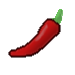
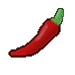
Layers edited between the first and the second (75, 75) image:
moved "Layer 5" above "Layer 7" over [51, 8, 63, 26]
added layer "Layer 7" above "Layer 6" over [50, 7, 64, 27]
